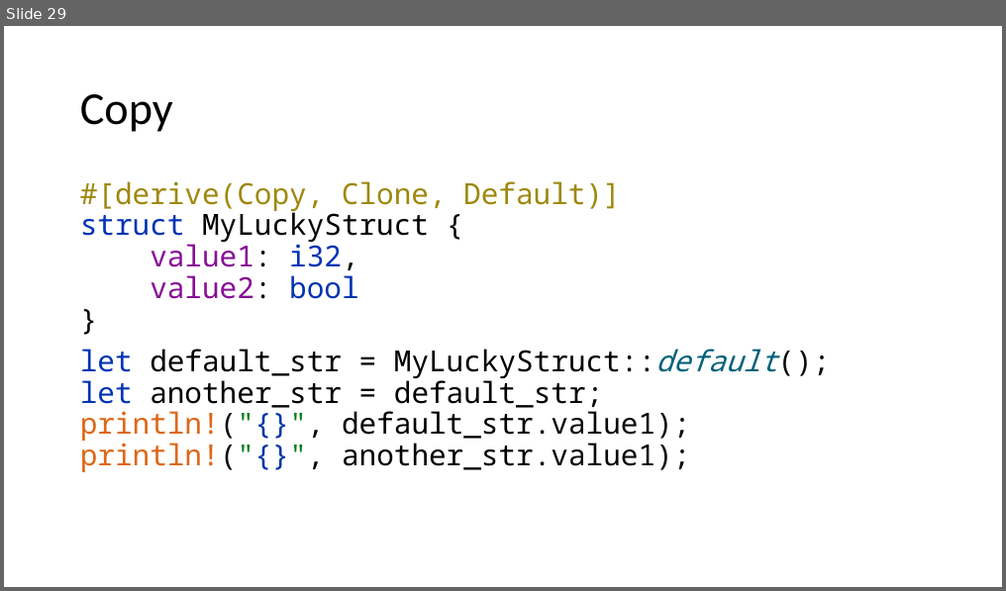
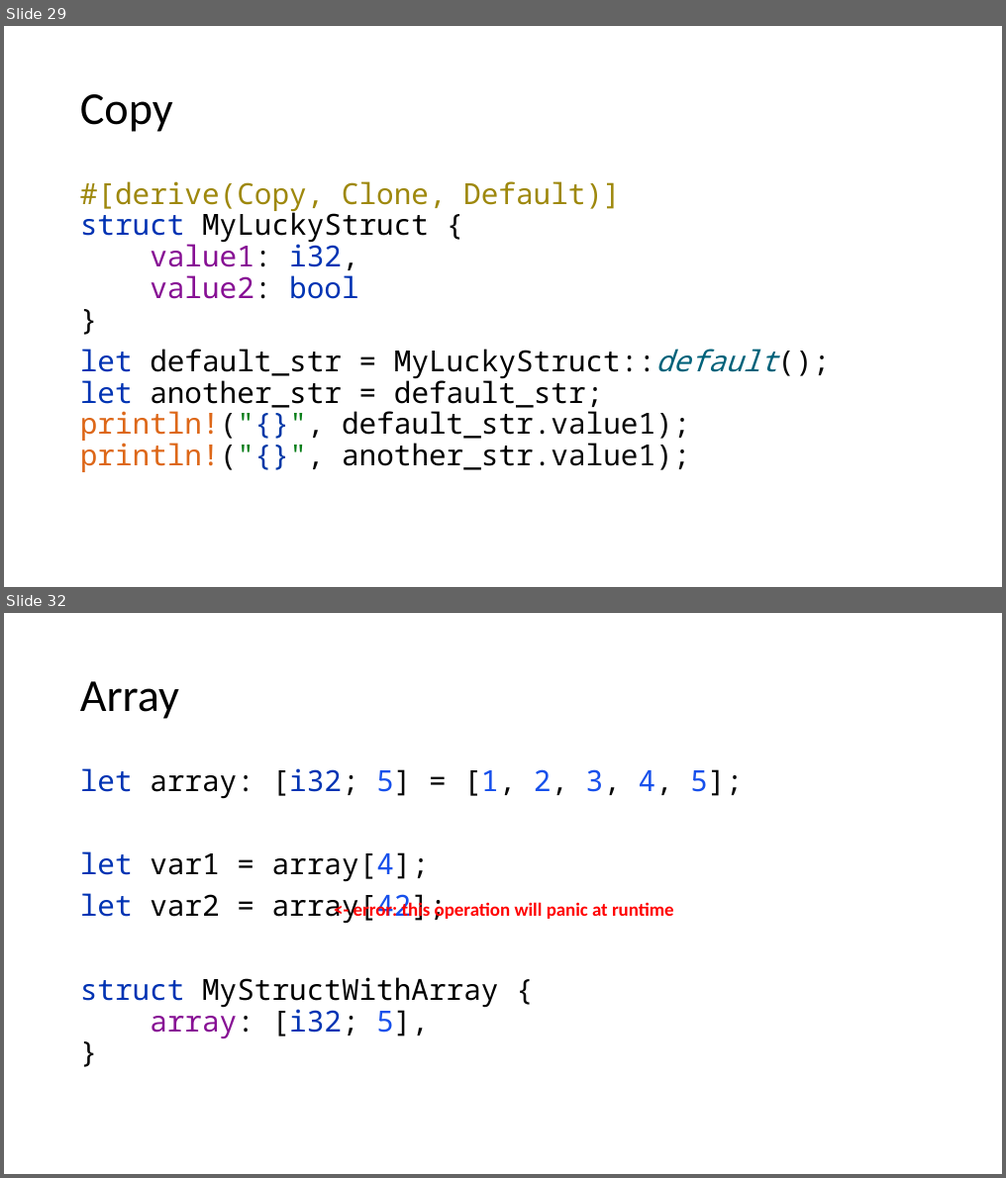
Before and after one commit to kugushev/course-rust-basics, a slide deck: src/03-BuildingBlocks/03-BuildingBlocks.pptx. Shown one above the other, each under a label of ours: slide 29 before the commit, slides 29 and 32 after it; the slides between them are not shown. The pictures are 1006x591 and 1006x1178 pixels, drawn with LibreOffice and Linux fonts; fonts in the diff are those of the drawing. Boxes give left, top, right and bottom in pixels: in the first picture for what was removed or moved away, otherwise in the second. Text is boxed around its words. In the diff, an @@ line names an element or a change of style, - is before the commit and + after.

```diff
--- a/src/03-BuildingBlocks/03-BuildingBlocks.pptx
+++ b/src/03-BuildingBlocks/03-BuildingBlocks.pptx
@@ slide 32 added at (x1=4, y1=613, x2=1002, y2=1174), background #FFFFFF @@
@@ title added at (x1=80, y1=681, x2=179, y2=719), 44 pt, text #000000 @@
+Array
@@ text added at (x1=80, y1=768, x2=743, y2=1040), 28 pt, text #000000 @@
+let array: [i32; 5] = [1, 2, 3, 4, 5];
+let var1 = array[4];
+let var2 = array[42];
+struct MyStructWithArray {
+array: [i32; 5],
+}
@@ text added at (x1=353, y1=900, x2=674, y2=921), 18 pt, text #FF0000, bold @@
+<- error: this operation will panic at runtime
```
Also in this commit, not shown: 16 other slides added.
